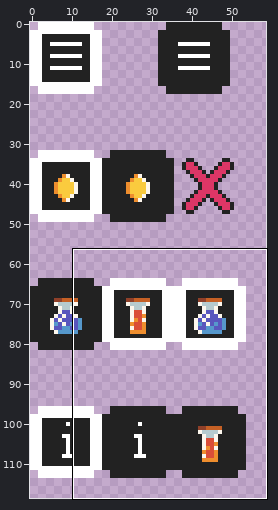
Sprite sheet -- images/uibutton-sheet0.png. The first picture is a wide view before the edit; the outline marks the close-up.
Close-up. Before:
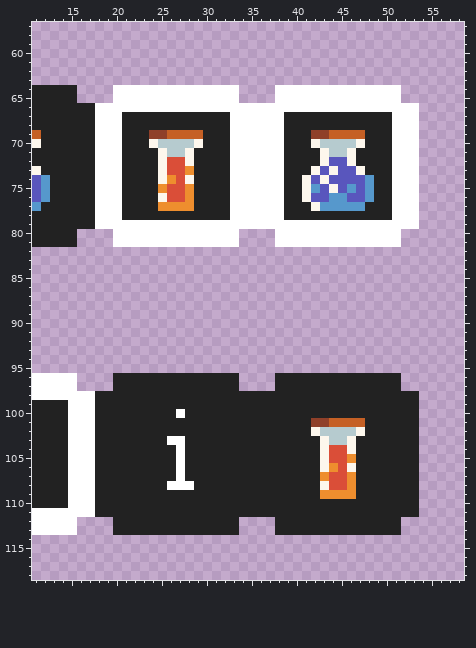
The file is 64x128 pixels. Shown: x 11..58, y 57..118. The wide view leaves out empty margins.
Once edited:
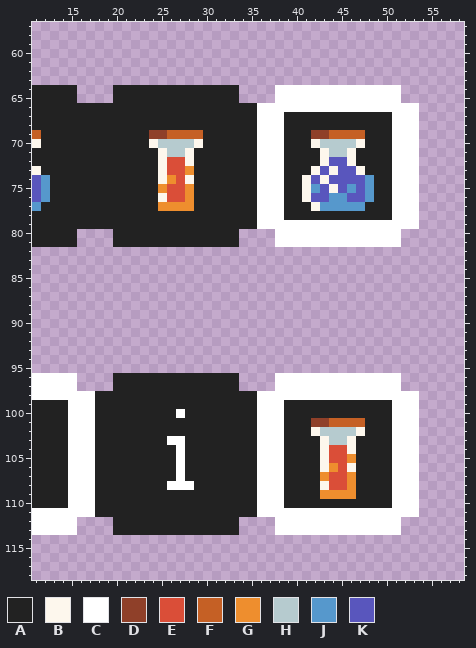
Palette (. is transparent): A #222222  B #fdf7ed  C #ffffff  D #8f4029  E #da4e38  F #c56025  G #ee8e2e  H #b6cbcf  J #5698cc  K #5956bd
Difference:
@@ x 16..37 @@
  63 ......................
- 64 ....CCCCCCCCCCCCCC....
- 65 ....CCCCCCCCCCCCCC....
- 66 AACCCCCCCCCCCCCCCCCCCC
- 67 AACCCAAAAAAAAAAAACCCCC
- 68 AACCCAAAAAAAAAAAACCCCC
- 69 AACCCAAADDFFFFAAACCCCC
- 70 AACCCAAABHHHHBAAACCCCC
- 71 AACCCAAAABHHBAAAACCCCC
- 72 AACCCAAAABEEBAAAACCCCC
- 73 AACCCAAAABEEGAAAACCCCC
- 74 AACCCAAAABGEBAAAACCCCC
- 75 AACCCAAAAGEEGAAAACCCCC
- 76 AACCCAAAABEEGAAAACCCCC
- 77 AACCCAAAAGGGGAAAACCCCC
- 78 AACCCAAAAAAAAAAAACCCCC
- 79 AACCCCCCCCCCCCCCCCCCCC
- 80 ....CCCCCCCCCCCCCC....
- 81 ....CCCCCCCCCCCCCC....
+ 64 ....AAAAAAAAAAAAAA....
+ 65 ....AAAAAAAAAAAAAA....
+ 66 AAAAAAAAAAAAAAAAAAAACC
+ 67 AAAAAAAAAAAAAAAAAAAACC
+ 68 AAAAAAAAAAAAAAAAAAAACC
+ 69 AAAAAAAADDFFFFAAAAAACC
+ 70 AAAAAAAABHHHHBAAAAAACC
+ 71 AAAAAAAAABHHBAAAAAAACC
+ 72 AAAAAAAAABEEBAAAAAAACC
+ 73 AAAAAAAAABEEGAAAAAAACC
+ 74 AAAAAAAAABGEBAAAAAAACC
+ 75 AAAAAAAAAGEEGAAAAAAACC
+ 76 AAAAAAAAABEEGAAAAAAACC
+ 77 AAAAAAAAAGGGGAAAAAAACC
+ 78 AAAAAAAAAAAAAAAAAAAACC
+ 79 AAAAAAAAAAAAAAAAAAAACC
+ 80 ....AAAAAAAAAAAAAA....
+ 81 ....AAAAAAAAAAAAAA....
  82 ......................
@@ x 34..55 @@
  95 ......................
- 96 ....AAAAAAAAAAAAAA....
- 97 ....AAAAAAAAAAAAAA....
- 98 AAAAAAAAAAAAAAAAAAAA..
- 99 AAAAAAAAAAAAAAAAAAAA..
-100 AAAAAAAAAAAAAAAAAAAA..
-101 AAAAAAAADDFFFFAAAAAA..
-102 AAAAAAAABHHHHBAAAAAA..
-103 AAAAAAAAABHHBAAAAAAA..
-104 AAAAAAAAABEEBAAAAAAA..
-105 AAAAAAAAABEEGAAAAAAA..
-106 AAAAAAAAABGEBAAAAAAA..
-107 AAAAAAAAAGEEGAAAAAAA..
-108 AAAAAAAAABEEGAAAAAAA..
-109 AAAAAAAAAGGGGAAAAAAA..
-110 AAAAAAAAAAAAAAAAAAAA..
-111 AAAAAAAAAAAAAAAAAAAA..
-112 ....AAAAAAAAAAAAAA....
-113 ....AAAAAAAAAAAAAA....
+ 96 ....CCCCCCCCCCCCCC....
+ 97 ....CCCCCCCCCCCCCC....
+ 98 AACCCCCCCCCCCCCCCCCC..
+ 99 AACCCAAAAAAAAAAAACCC..
+100 AACCCAAAAAAAAAAAACCC..
+101 AACCCAAADDFFFFAAACCC..
+102 AACCCAAABHHHHBAAACCC..
+103 AACCCAAAABHHBAAAACCC..
+104 AACCCAAAABEEBAAAACCC..
+105 AACCCAAAABEEGAAAACCC..
+106 AACCCAAAABGEBAAAACCC..
+107 AACCCAAAAGEEGAAAACCC..
+108 AACCCAAAABEEGAAAACCC..
+109 AACCCAAAAGGGGAAAACCC..
+110 AACCCAAAAAAAAAAAACCC..
+111 AACCCCCCCCCCCCCCCCCC..
+112 ....CCCCCCCCCCCCCC....
+113 ....CCCCCCCCCCCCCC....
 114 ......................
Boxes around the changes in both close-ups, in picture pixels (x1, y1, x2, y2):
changed: (95, 85, 257, 247)
changed: (257, 373, 419, 535)
